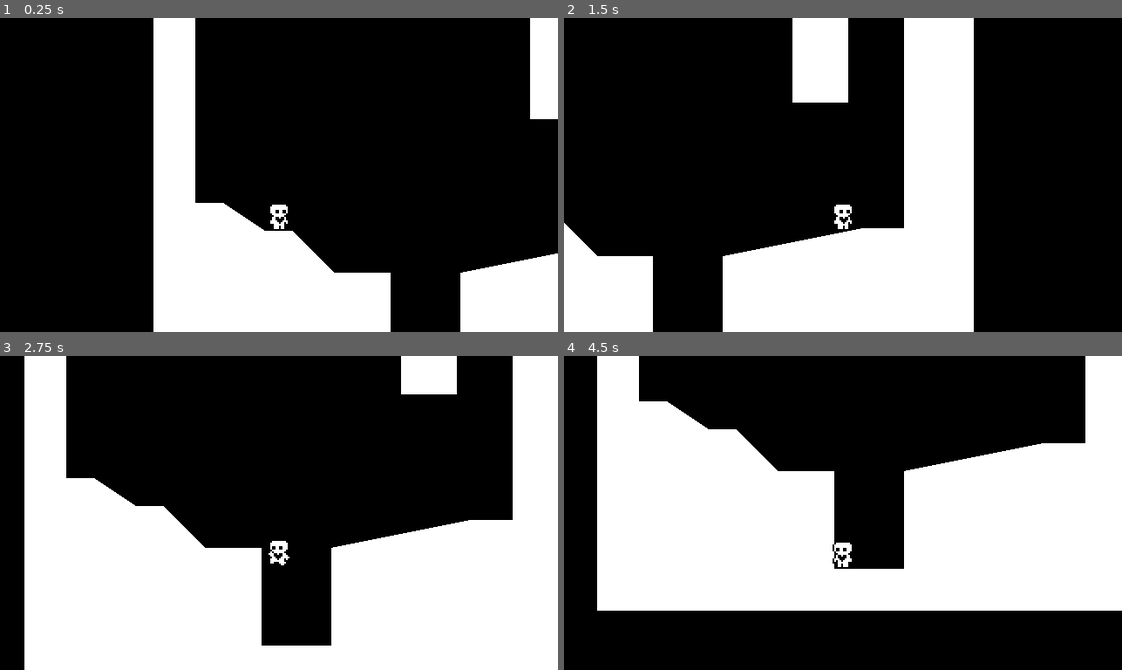
Above: before the commit, frames 1-4 (two rows, left to right).
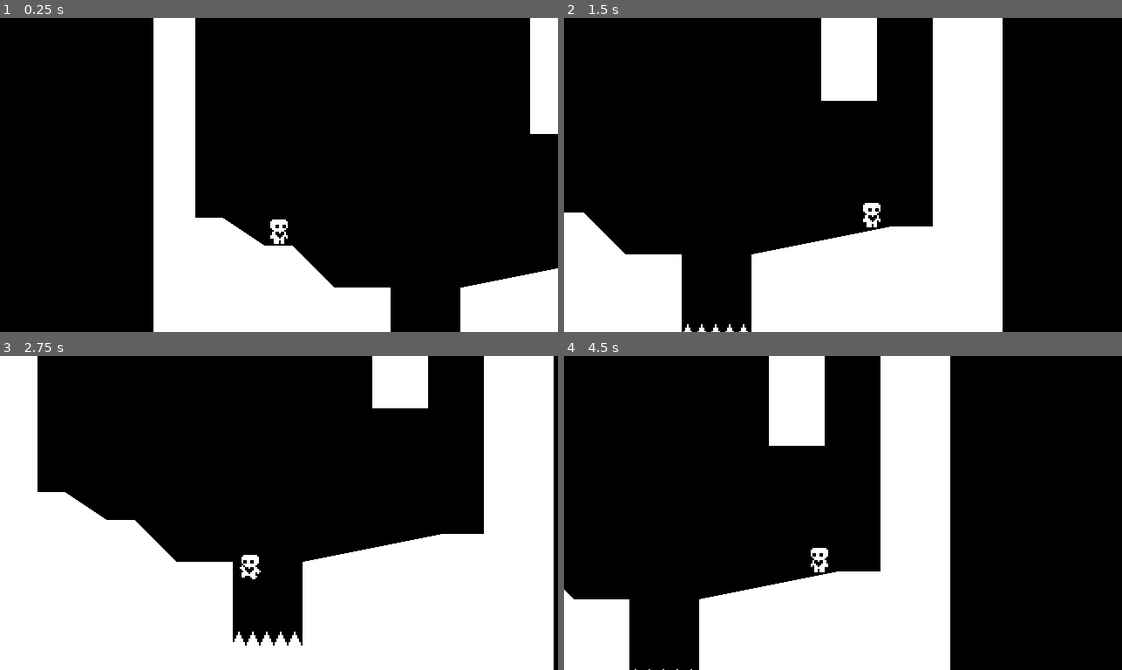
Above: after the commit, the same moments.

Repository: tobynk/HeartPlatformer
Game: Godot game, scene res://world.tscn
Same seed, same stepped clock (60 frames per second), same inputs: the game is played once before the commit and once after it.
Inputs:
- Up to frame 1 (0.25 s): no input
- Up to frame 2 (1.5 s): hold Right (ui_right) from 0.53 s (still down); tap Up (ui_up) at 0.77 s
- Up to frame 3 (2.75 s): tap Up (ui_up) at 1.52 s; release Right (ui_right) at 2.03 s; hold Left (ui_left) from 2.03 s (still down)
- Up to frame 4 (4.5 s): release Left (ui_left) at 2.78 s; hold Right (ui_right) 2.78-4.28 s; tap Up (ui_up) at 3.02, 3.77 s; hold Left (ui_left) from 4.28 s (still down)

The runs differ from the first frame. In frame 1, 2.8% of the frame differs, in the area x 35-100%, y 32-86%; in frame 2, 15%; in frame 3, 18%; in frame 4, 61%, in the area x 0-100%, y 0-100%.

Commit message:
Progress Check 5

Diff:
--- /dev/null
+++ b/hazard_area.tscn
@@ -0,0 +1,5 @@
+[gd_scene format=3 uid="uid://dye2s51aj1lee"]
+
+[node name="HazardArea" type="Area2D"]
+collision_layer = 4
+collision_mask = 0
--- a/player.gd
+++ b/player.gd
@@ -5,6 +5,7 @@
 @export var movement_data: PlayerMovmentData
 @onready var coyote_jump_timer = $coyoteJumpTimer
 @onready var animated_sprite_2d = $AnimatedSprite2D
+@onready var starting_position = global_position
 # Get the gravity from the project settings to b e synced with RigidBody nodes.
 var gravity = ProjectSettings.get_setting("physics/2d/default_gravity")
 
@@ -51,7 +52,7 @@
 	if is_on_floor() or coyote_jump_timer.time_left >0.0:
 		if Input.is_action_just_pressed("ui_up") and is_on_floor():
 			velocity.y = movement_data.JUMP_VELOCITY
-	if not is_on_floor():
+	elif  not is_on_floor():
 		if Input.is_action_just_released("ui_up") and velocity.y < movement_data.JUMP_VELOCITY / 2:
 			velocity.y = movement_data.JUMP_VELOCITY / 2
 
@@ -86,3 +87,7 @@
 
 	if not is_on_floor():
 		animated_sprite_2d.play("jump")
+
+
+func _on_hazard_detector_area_entered(area):
+	global_position = starting_position
--- a/player.tscn
+++ b/player.tscn
@@ -81,7 +81,11 @@
 [sub_resource type="RectangleShape2D" id="RectangleShape2D_aix8d"]
 size = Vector2(8.5, 16)
 
+[sub_resource type="RectangleShape2D" id="RectangleShape2D_m07fu"]
+size = Vector2(10, 14)
+
 [node name="player" type="CharacterBody2D"]
+collision_layer = 2
 floor_stop_on_slope = false
 floor_constant_speed = true
 floor_snap_length = 3.0
@@ -98,8 +102,20 @@
 shape = SubResource("RectangleShape2D_aix8d")
 
 [node name="coyoteJumpTimer" type="Timer" parent="."]
-wait_time = 0.2
+wait_time = 0.1
 one_shot = true
 
 [node name="Camera2D" type="Camera2D" parent="."]
 position = Vector2(2.08165e-12, -32)
+position_smoothing_enabled = true
+position_smoothing_speed = 10.0
+
+[node name="HazardDetector" type="Area2D" parent="."]
+collision_layer = 0
+collision_mask = 4
+
+[node name="CollisionShape2D" type="CollisionShape2D" parent="HazardDetector"]
+position = Vector2(0, -8)
+shape = SubResource("RectangleShape2D_m07fu")
+
+[connection signal="area_entered" from="HazardDetector" to="." method="_on_hazard_detector_area_entered"]
--- a/project.godot
+++ b/project.godot
@@ -59,6 +59,12 @@
 ]
 }
 
+[layer_names]
+
+2d_physics/layer_1="World"
+2d_physics/layer_2="Player"
+2d_physics/layer_3="Hazards"
+
 [rendering]
 
 textures/canvas_textures/default_texture_filter=0
--- /dev/null
+++ b/spikes.tscn
@@ -0,0 +1,20 @@
+[gd_scene load_steps=3 format=3 uid="uid://b21tgj0fggy5d"]
+
+[ext_resource type="Texture2D" uid="uid://bbkl2eed5wgcj" path="res://spikes.png" id="1_uloit"]
+[ext_resource type="PackedScene" uid="uid://dye2s51aj1lee" path="res://hazard_area.tscn" id="2_4bc2v"]
+
+[node name="Spikes" type="Node2D"]
+
+[node name="Sprite2D" type="Sprite2D" parent="."]
+position = Vector2(8, -8)
+texture = ExtResource("1_uloit")
+
+[node name="HazardArea" parent="." instance=ExtResource("2_4bc2v")]
+position = Vector2(9, -8)
+
+[node name="CollisionPolygon2D" type="CollisionPolygon2D" parent="HazardArea"]
+polygon = PackedVector2Array(-9, 8, -6, 2, -5, 2, -2, 8)
+
+[node name="CollisionPolygon2D2" type="CollisionPolygon2D" parent="HazardArea"]
+position = Vector2(8, 0)
+polygon = PackedVector2Array(-9, 8, -6, 2, -5, 2, -2, 8)
--- a/world.tscn
+++ b/world.tscn
@@ -1,7 +1,9 @@
-[gd_scene load_steps=4 format=3 uid="uid://dnjyspp8av7i2"]
+[gd_scene load_steps=6 format=3 uid="uid://dnjyspp8av7i2"]
 
 [ext_resource type="Script" path="res://world.gd" id="1_r4iwk"]
 [ext_resource type="PackedScene" uid="uid://bhcleoee465h" path="res://player.tscn" id="2_0v13i"]
+[ext_resource type="Texture2D" uid="uid://bbkl2eed5wgcj" path="res://spikes.png" id="3_xq4x8"]
+[ext_resource type="PackedScene" uid="uid://b21tgj0fggy5d" path="res://spikes.tscn" id="4_l50pc"]
 
 [sub_resource type="RectangleShape2D" id="RectangleShape2D_aokvt"]
 size = Vector2(34, 80)
@@ -10,10 +12,11 @@
 script = ExtResource("1_r4iwk")
 
 [node name="StaticBody2D" type="StaticBody2D" parent="."]
+collision_mask = 0
 
 [node name="CollisionPolygon2D" type="CollisionPolygon2D" parent="StaticBody2D"]
 position = Vector2(-8, 0)
-polygon = PackedVector2Array(8, -64, 32, -64, 32, 64, 48, 64, 72, 80, 88, 80, 96, 88, 112, 104, 144, 104, 144, 160, 184, 160, 184, 104, 224, 96, 264, 88, 288, 88, 288, -56, 288, -64, 328, -64, 328, -56, 328, 184, 8, 184, 8, 0)
+polygon = PackedVector2Array(8, -64, 32, -64, 32, 64, 48, 64, 72, 80, 88, 80, 96, 88, 112, 104, 144, 104, 144, 152, 184, 152, 184, 104, 224, 96, 264, 88, 288, 88, 288, -56, 288, -64, 328, -64, 328, -56, 328, 184, 8, 184, 8, 0)
 
 [node name="Polygon2D" type="Polygon2D" parent="StaticBody2D/CollisionPolygon2D"]
 
@@ -21,6 +24,7 @@
 position = Vector2(72, 48)
 
 [node name="StaticBody2D2" type="StaticBody2D" parent="."]
+collision_mask = 0
 
 [node name="CollisionShape2D" type="CollisionShape2D" parent="StaticBody2D2"]
 position = Vector2(232, -24)
@@ -31,3 +35,13 @@
 offset_top = -64.0
 offset_right = 248.0
 offset_bottom = 16.0
+
+[node name="Spikes2" type="Sprite2D" parent="."]
+position = Vector2(168, 144)
+texture = ExtResource("3_xq4x8")
+
+[node name="Spikes" parent="." instance=ExtResource("4_l50pc")]
+position = Vector2(144, 152)
+
+[node name="Spikes3" parent="." instance=ExtResource("4_l50pc")]
+position = Vector2(136, 152)
Not shown: 1 places in player.tscn that only renumber resources
Binary file added: spikes.png
Not shown, added: spikes.png.import
